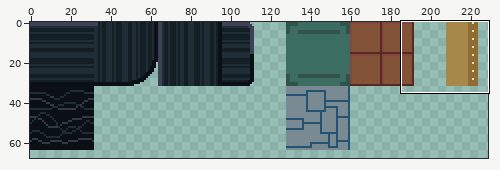
One commit to this pixel-art file: asset_files/sub_atlas.ase. Above: a wide view before the commit, with the close-up outlined.
Close-up. Before:
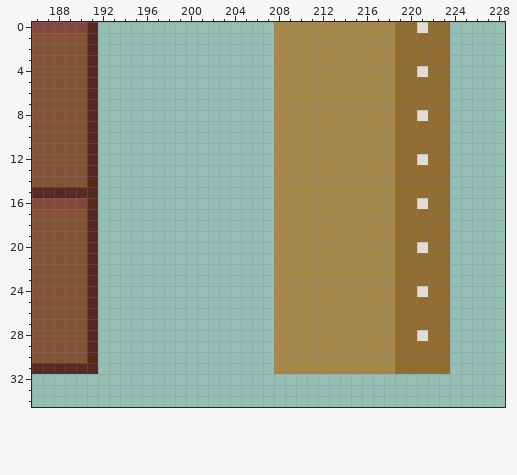
256x256 pixels, 1 frame. Shown: x 186..228, y 0..34. The wide view leaves out empty margins.
The result:
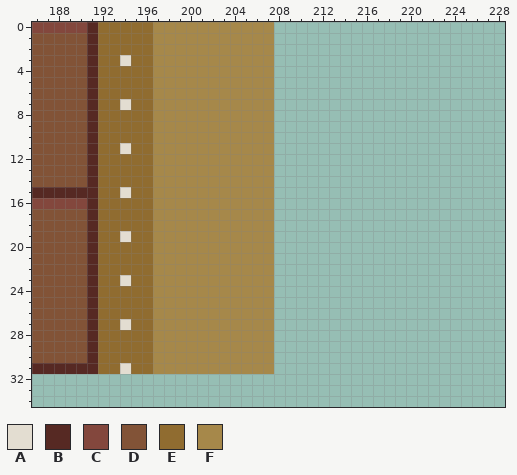
Palette (. is transparent): A #e3ddd1  B #562923  C #83473d  D #825337  E #906c30  F #a6884a
What changed:
y 0: x 192..223 ................FFFFFFFFFFFEEAEE -> EEEEEFFFFFFFFFFF................
y 1..2: x 192..223 ................FFFFFFFFFFFEEEEE -> EEEEEFFFFFFFFFFF................
y 3: x 192..223 ................FFFFFFFFFFFEEEEE -> EEAEEFFFFFFFFFFF................
y 4: x 192..223 ................FFFFFFFFFFFEEAEE -> EEEEEFFFFFFFFFFF................
y 5..6: x 192..223 ................FFFFFFFFFFFEEEEE -> EEEEEFFFFFFFFFFF................
y 7: x 192..223 ................FFFFFFFFFFFEEEEE -> EEAEEFFFFFFFFFFF................
y 8: x 192..223 ................FFFFFFFFFFFEEAEE -> EEEEEFFFFFFFFFFF................
y 9..10: x 192..223 ................FFFFFFFFFFFEEEEE -> EEEEEFFFFFFFFFFF................
y 11: x 192..223 ................FFFFFFFFFFFEEEEE -> EEAEEFFFFFFFFFFF................
y 12: x 192..223 ................FFFFFFFFFFFEEAEE -> EEEEEFFFFFFFFFFF................
y 13..14: x 192..223 ................FFFFFFFFFFFEEEEE -> EEEEEFFFFFFFFFFF................
y 15: x 192..223 ................FFFFFFFFFFFEEEEE -> EEAEEFFFFFFFFFFF................
y 16: x 192..223 ................FFFFFFFFFFFEEAEE -> EEEEEFFFFFFFFFFF................
y 17..18: x 192..223 ................FFFFFFFFFFFEEEEE -> EEEEEFFFFFFFFFFF................
y 19: x 192..223 ................FFFFFFFFFFFEEEEE -> EEAEEFFFFFFFFFFF................
y 20: x 192..223 ................FFFFFFFFFFFEEAEE -> EEEEEFFFFFFFFFFF................
y 21..22: x 192..223 ................FFFFFFFFFFFEEEEE -> EEEEEFFFFFFFFFFF................
y 23: x 192..223 ................FFFFFFFFFFFEEEEE -> EEAEEFFFFFFFFFFF................
y 24: x 192..223 ................FFFFFFFFFFFEEAEE -> EEEEEFFFFFFFFFFF................
y 25..26: x 192..223 ................FFFFFFFFFFFEEEEE -> EEEEEFFFFFFFFFFF................
y 27: x 192..223 ................FFFFFFFFFFFEEEEE -> EEAEEFFFFFFFFFFF................
y 28: x 192..223 ................FFFFFFFFFFFEEAEE -> EEEEEFFFFFFFFFFF................
y 29..30: x 192..223 ................FFFFFFFFFFFEEEEE -> EEEEEFFFFFFFFFFF................
y 31: x 192..223 ................FFFFFFFFFFFEEEEE -> EEAEEFFFFFFFFFFF................
